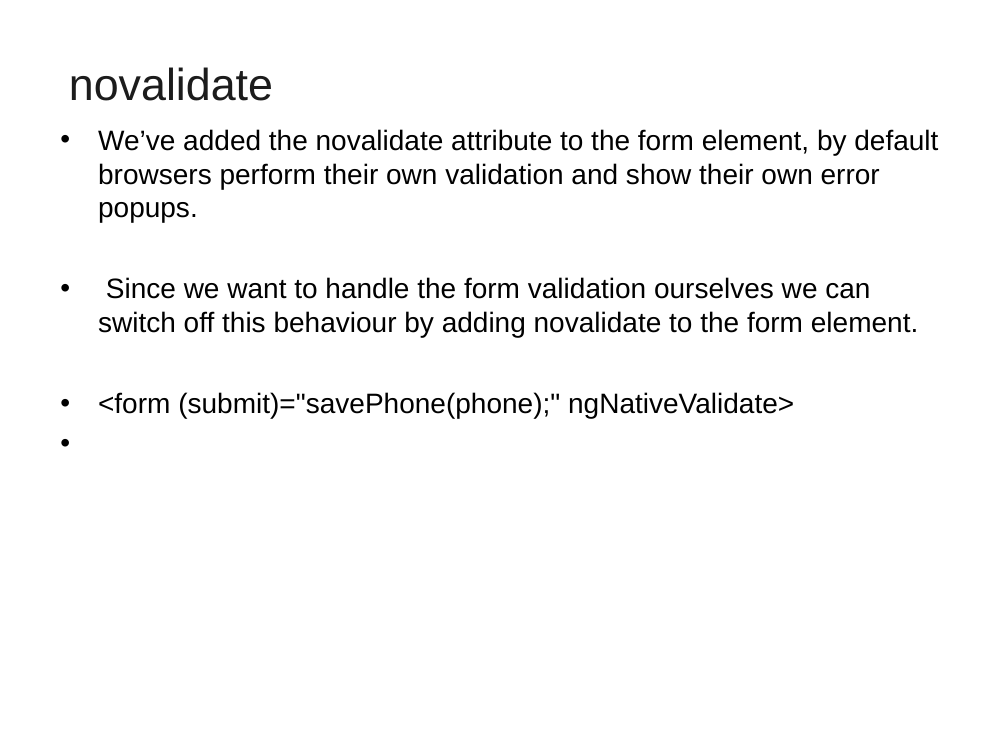
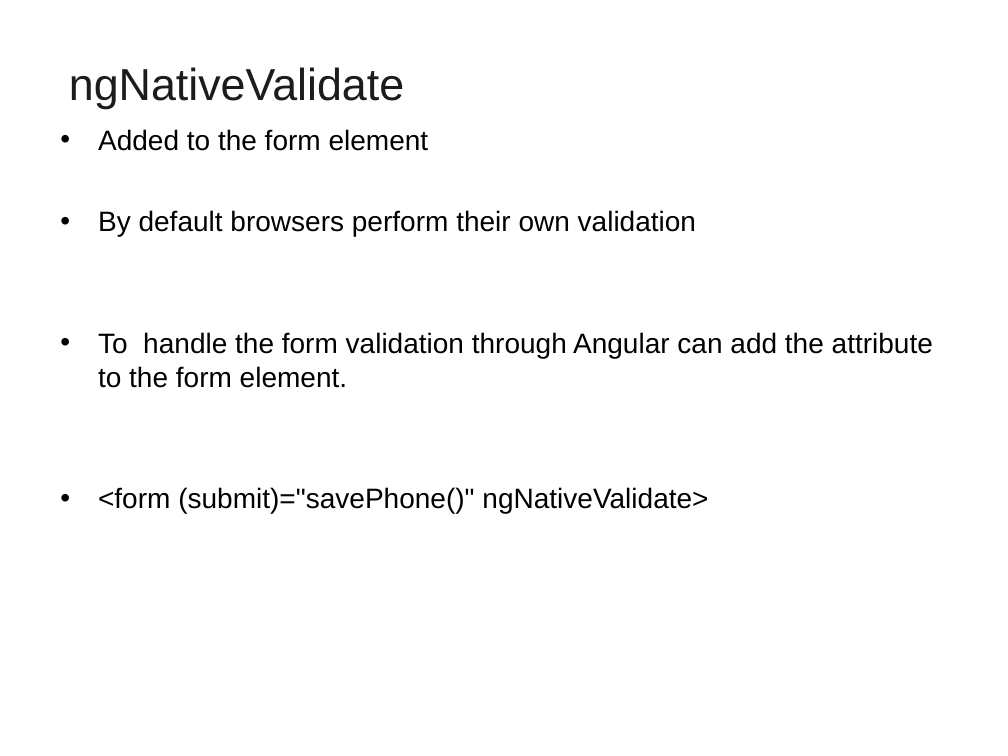
Before and after one commit to vatsank/angularExample, a slide deck: slide 45 of Angular_Module02.ppt. Drawn at 1008x756 pixels with LibreOffice and Linux fonts; fonts in the diff are those of the drawing; background and template pictures are left out. Boxes give left, top, right and bottom in pixels: in the first picture for what was removed or moved away, otherwise in the second. Text is boxed around its words. In the diff, an @@ line names an element or a change of style, - is before the commit and + after.

```diff
--- a/Angular_Module02.ppt
+++ b/Angular_Module02.ppt
@@ title at box(69, 67, 404, 109): text changed @@
-novalidate
+ngNativeValidate
@@ text at box(98, 129, 933, 514): text changed @@
-• We’ve added the novalidate attribute to the form element, by default browsers perform their own validation and show their own error popups.
-• Since we want to handle the form validation ourselves we can switch off this behaviour by adding novalidate to the form element.
-• <form (submit)="savePhone(phone);" ngNativeValidate>
+• Added to the form element
+• By default browsers perform their own validation
+• To handle the form validation through Angular can add the attribute to the form element.
+• <form (submit)="savePhone()" ngNativeValidate>
```
Also in this commit, not shown: 6 other slides changed, 4 slides added, 11 slides removed, 1 other file.
